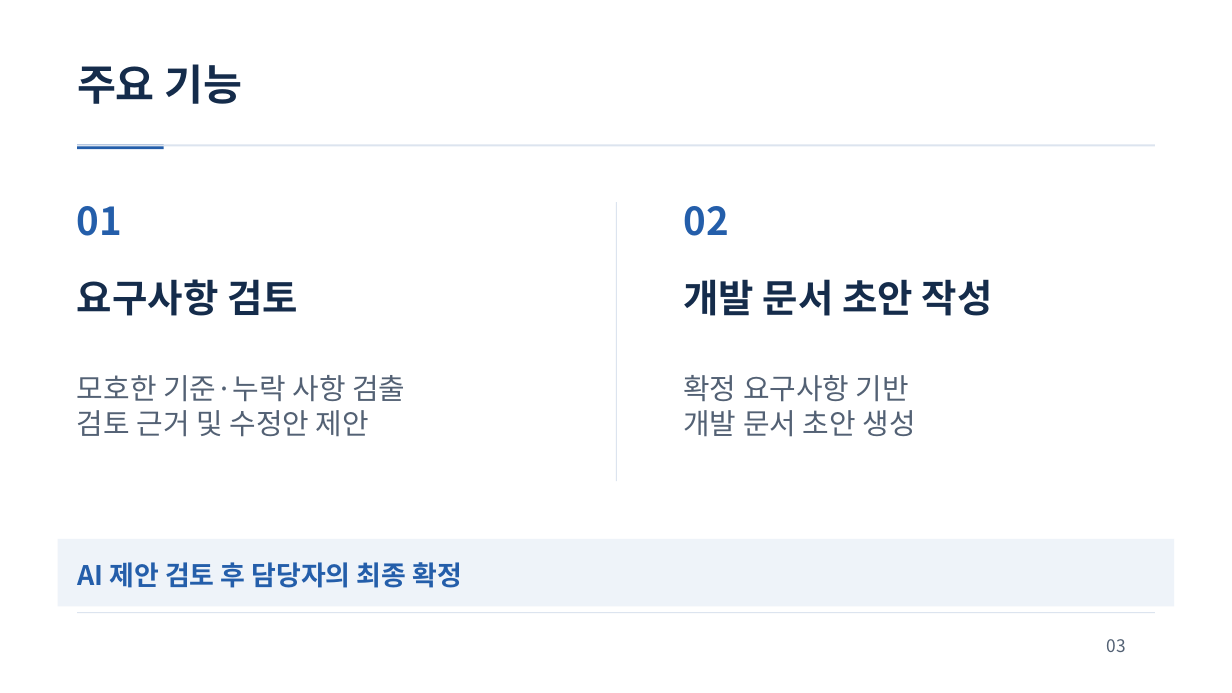
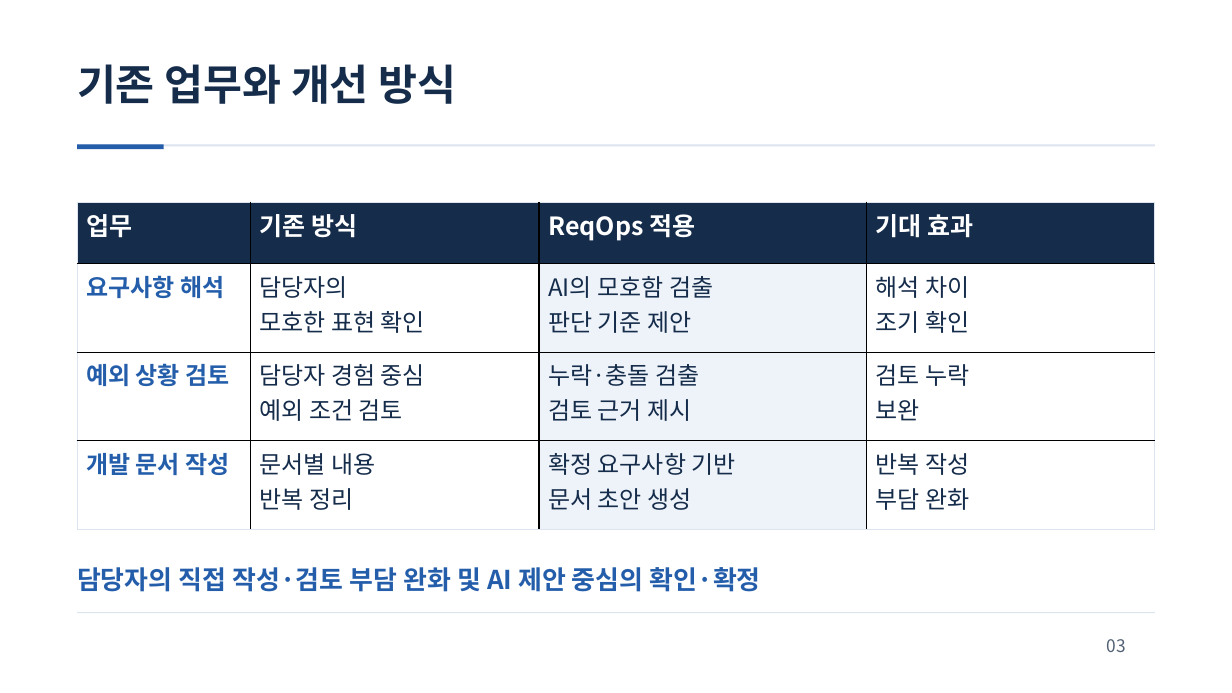
Before and after one commit to jihunhan98/semes-superrookie, a slide deck: slide 3 of docs/presentations/ReqOps_SuperRookie.pptx. Drawn at 1232x693 pixels with LibreOffice and Linux fonts; fonts in the diff are those of the drawing. Boxes give left, top, right and bottom in pixels: in the first picture for what was removed or moved away, otherwise in the second. Text is boxed around its words. In the diff, an @@ line names an element or a change of style, - is before the commit and + after.

```diff
--- a/docs/presentations/ReqOps_SuperRookie.pptx
+++ b/docs/presentations/ReqOps_SuperRookie.pptx
@@ text at [77,64,457,104]: text changed @@
-주요 기능
+기존 업무와 개선 방식
@@ text removed at [77,206,122,236] @@
-01
@@ table added at [77,202,1154,530], 4 rows, 4 columns @@
+업무 | 기존 방식 | ReqOps 적용 | 기대 효과
+요구사항 해석 | 담당자의 / 모호한 표현 확인 | AI의 모호함 검출 / 판단 기준 제안 | 해석 차이 / 조기 확인
+예외 상황 검토 | 담당자 경험 중심 / 예외 조건 검토 | 누락·충돌 검출 / 검토 근거 제시 | 검토 누락 / 보완
+개발 문서 작성 | 문서별 내용 / 반복 정리 | 확정 요구사항 기반 / 문서 초안 생성 | 반복 작성 / 부담 완화
@@ rectangle removed at [616,202,617,482] @@
@@ text removed at [683,206,728,236] @@
-02
@@ text removed at [77,279,298,316] @@
-요구사항 검토
@@ text removed at [683,279,993,316] @@
-개발 문서 초안 작성
@@ text removed at [77,375,405,437] @@
-모호한 기준·누락 사항 검출
-검토 근거 및 수정안 제안
@@ text removed at [683,375,915,437] @@
-확정 요구사항 기반
-개발 문서 초안 생성
@@ rectangle removed at [57,539,1174,606] @@
@@ text at [77,567,761,592]: text changed; size 21 to 20.2 pt @@
-AI 제안 검토 후 담당자의 최종 확정
+담당자의 직접 작성·검토 부담 완화 및 AI 제안 중심의 확인·확정
```
Also in this commit, not shown: 6 other slides changed, 1 slide added, 1 slide removed.
